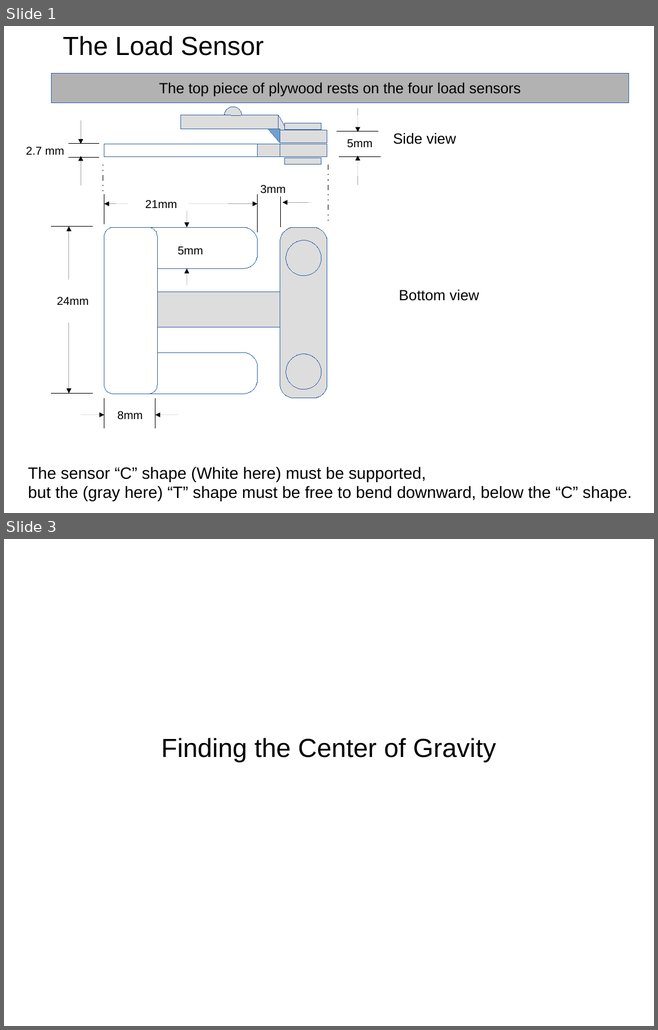
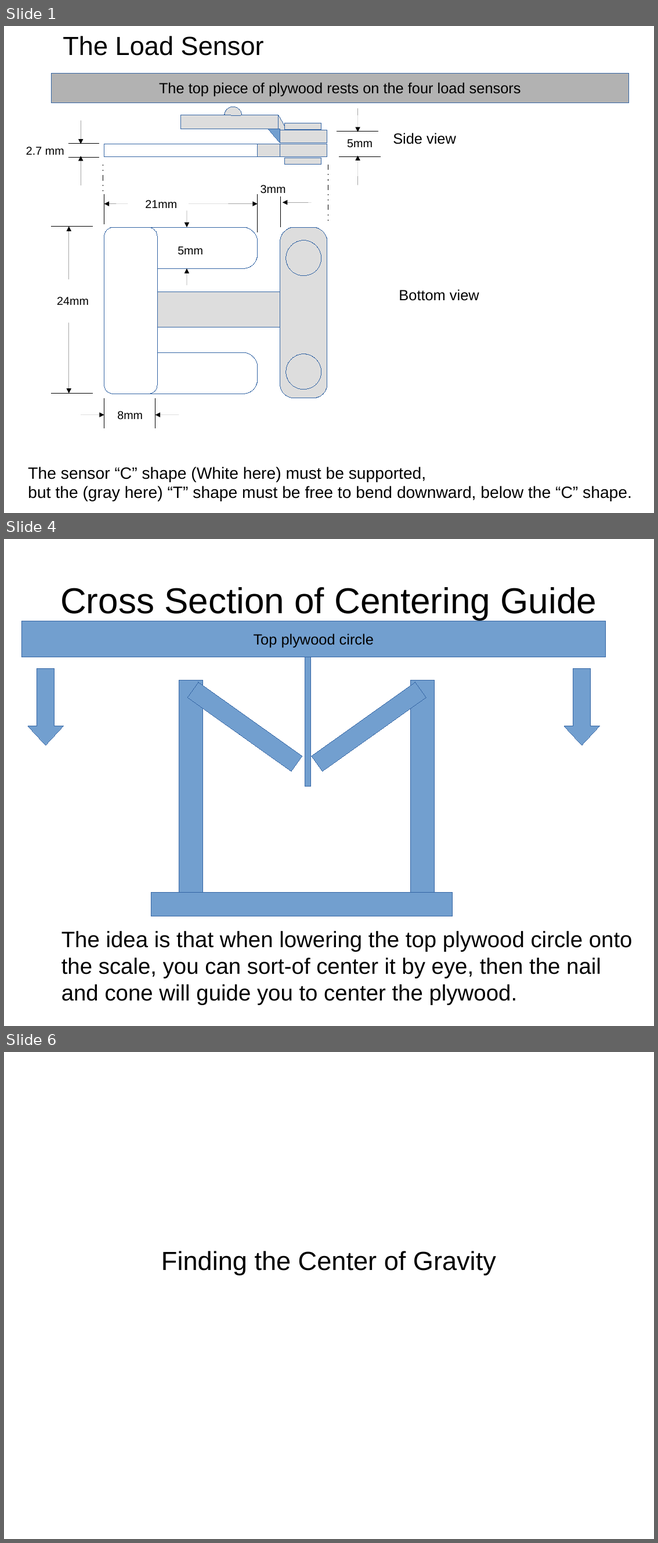
Before and after one commit to bneedhamia/CurieBLEWeightMonitor, a slide deck: MechanicalNotes.odp. Shown one above the other, each under a label of ours: slides 1 and 3 before the commit, slides 1, 4 and 6 after it; the slides between them are not shown. The pictures are 658x1030 and 658x1543 pixels, drawn with LibreOffice and Linux fonts; fonts in the diff are those of the drawing. Boxes give left, top, right and bottom in pixels: in the first picture for what was removed or moved away, otherwise in the second. Text is boxed around its words. In the diff, an @@ line names an element or a change of style, - is before the commit and + after.

```diff
--- a/MechanicalNotes.odp
+++ b/MechanicalNotes.odp
@@ slide 4 added at bbox=[4, 539, 654, 1026], background #FFFFFF @@
@@ title added at bbox=[60, 587, 597, 620], 44 pt, text #000000 @@
+Cross Section of Centering Guide
@@ rectangle added at bbox=[21, 621, 605, 657], fill #729FCF, outline #3465A4 0 pt, 18 pt, text #000000 @@
+Top plywood circle
@@ rectangle added at bbox=[304, 621, 310, 787], fill #729FCF, outline #3465A4 0 pt @@
@@ down arrow added at bbox=[28, 669, 64, 745], fill #729FCF, outline #3465A4 0 pt @@
@@ down arrow added at bbox=[564, 669, 599, 745], fill #729FCF, outline #3465A4 0 pt @@
@@ rectangle added at bbox=[179, 681, 203, 893], fill #729FCF, outline #3465A4 0 pt @@
@@ rectangle added at bbox=[187, 682, 302, 772], fill #729FCF, outline #3465A4 0 pt @@
@@ rectangle added at bbox=[311, 682, 426, 772], fill #729FCF, outline #3465A4 0 pt @@
@@ rectangle added at bbox=[411, 681, 434, 893], fill #729FCF, outline #3465A4 0 pt @@
@@ rectangle added at bbox=[151, 893, 452, 916], fill #729FCF, outline #3465A4 0 pt @@
@@ text added at bbox=[61, 931, 632, 1005], 27.2 pt, text #000000 @@
+The idea is that when lowering the top plywood circle onto the scale, you can sort-of center it by eye, then the nail and cone will guide you to center the plywood.
@@ what was slide 3 is now slide 6 @@
```
Also in this commit, not shown: 1 slide changed, 2 other slides added.
